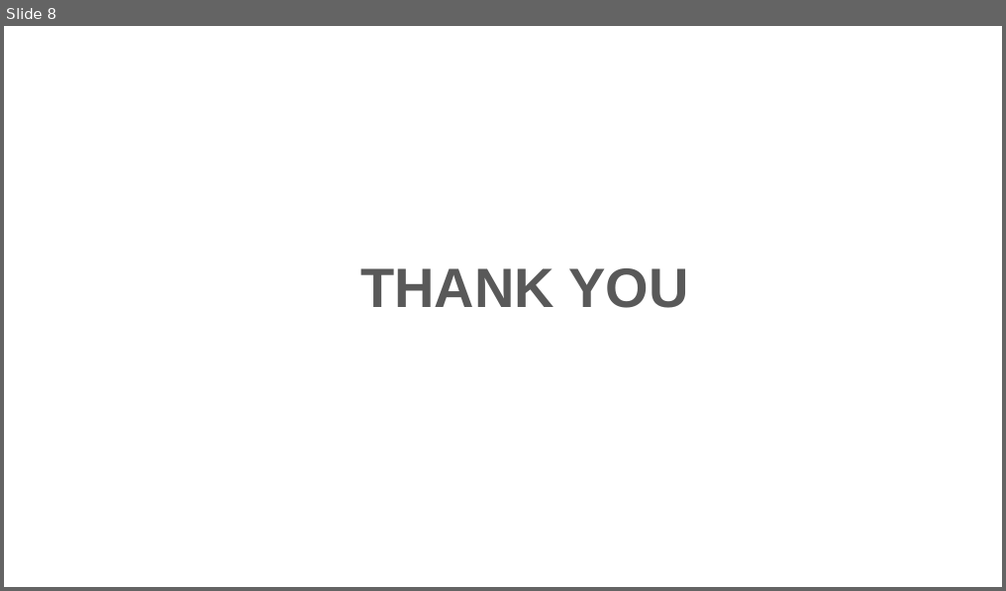
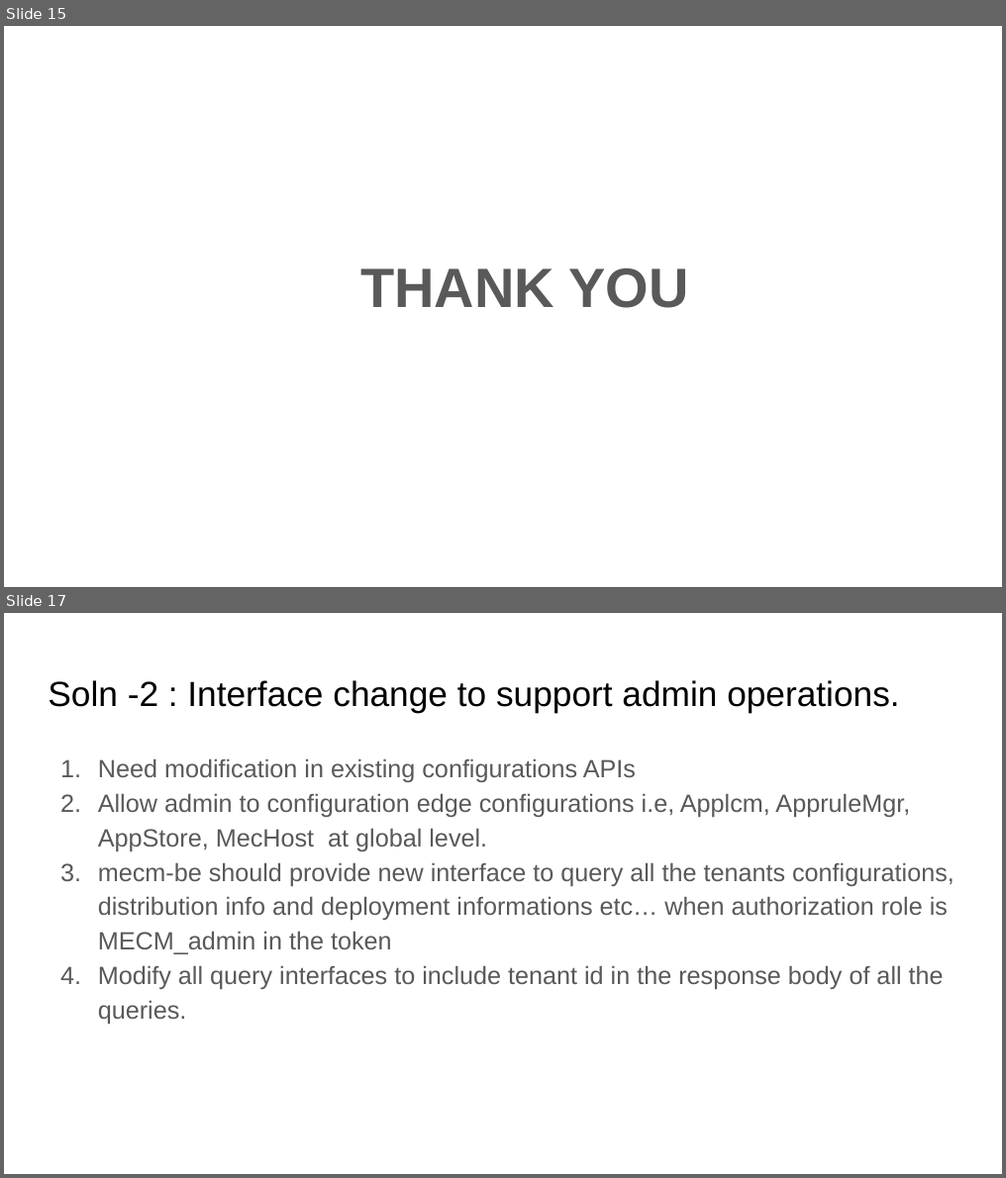
Before and after one commit to EdgeGallery/community, a slide deck: MECM PT/Release V1.1/MECM admin role support.pptx. Shown one above the other, each under a label of ours: slide 8 before the commit, slides 15 and 17 after it; the slides between them are not shown. The pictures are 1006x591 and 1006x1178 pixels, drawn with LibreOffice and Linux fonts; fonts in the diff are those of the drawing. Boxes give left, top, right and bottom in pixels: in the first picture for what was removed or moved away, otherwise in the second. Text is boxed around its words. In the diff, an @@ line names an element or a change of style, - is before the commit and + after.

Commit message:
mecm admin role support

```diff
--- a/MECM PT/Release V1.1/MECM admin role support.pptx
+++ b/MECM PT/Release V1.1/MECM admin role support.pptx
@@ slide 17 added at box(4, 613, 1002, 1174), background #FFFFFF @@
@@ title added at box(48, 680, 899, 712), 25.2 pt, text #000000 @@
+Soln -2 : Interface change to support admin operations.
@@ text added at box(98, 759, 954, 1024), 18 pt, text #595959 @@
+1. Need modification in existing configurations APIs
+2. Allow admin to configuration edge configurations i.e, Applcm, AppruleMgr, AppStore, MecHost at global level.
+3. mecm-be should provide new interface to query all the tenants configurations, distribution info and deployment informations etc… when authorization role is MECM_admin in the token
+4. Modify all query interfaces to include tenant id in the response body of all the queries.
@@ what was slide 8 is now slide 15 @@
```
Also in this commit, not shown: 2 slides changed, 10 other slides added, 1 slide removed.
